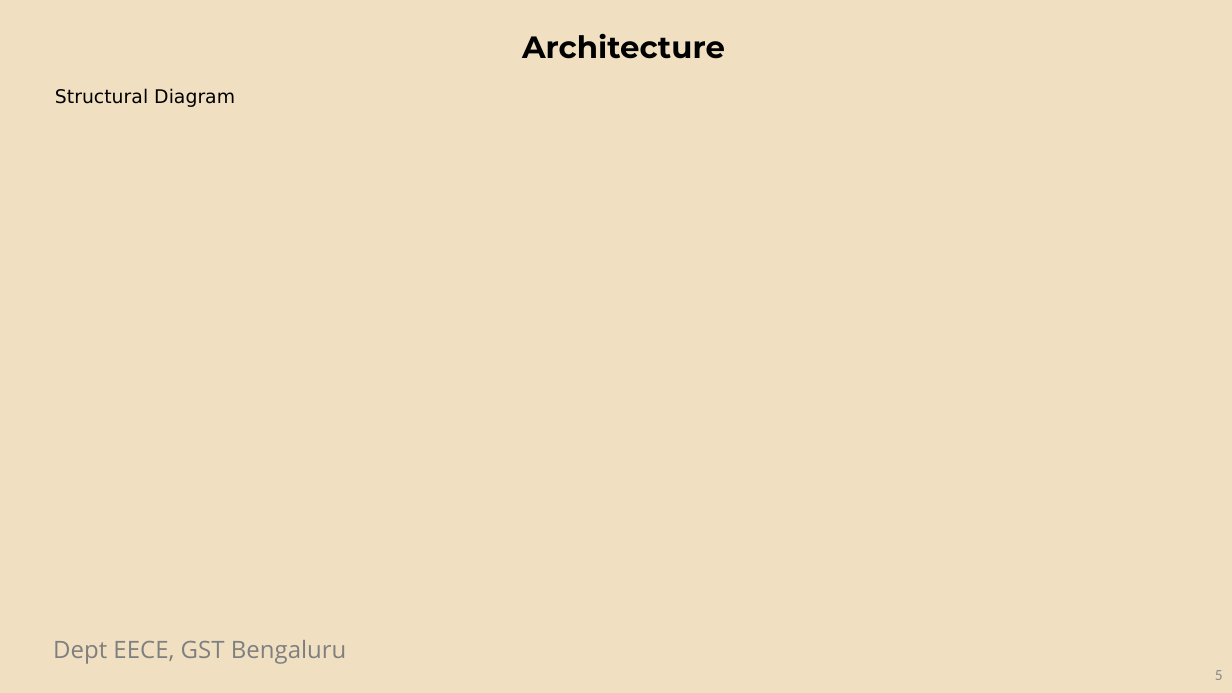
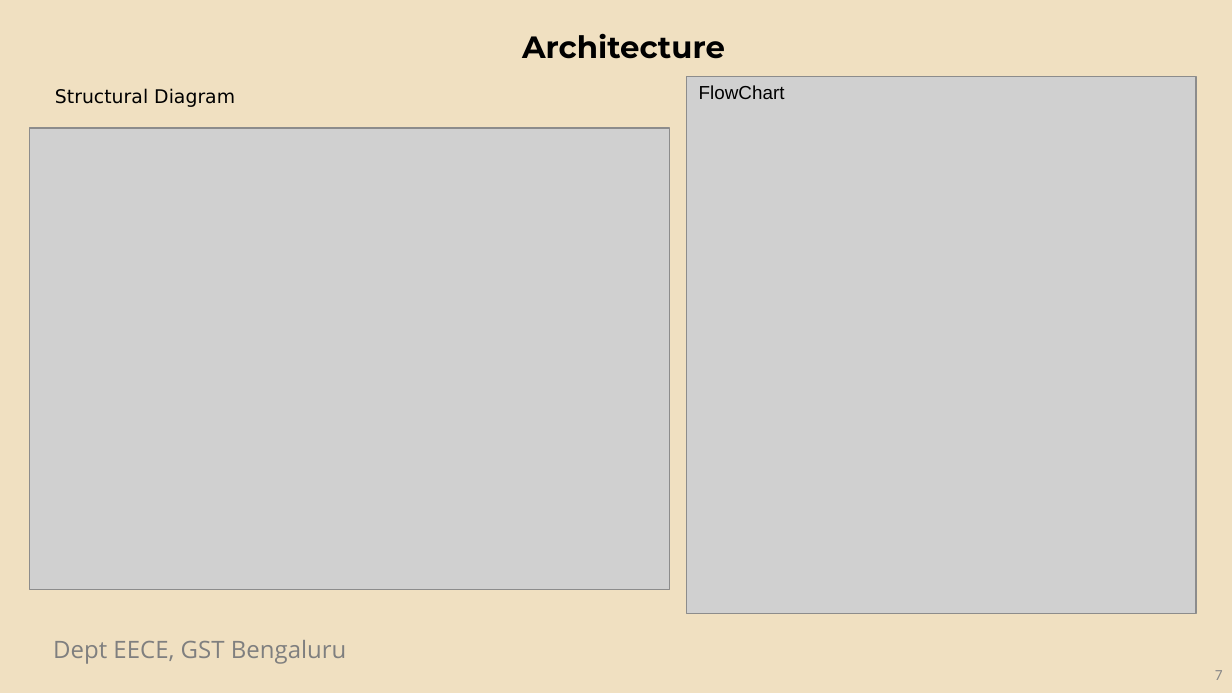
Before and after one commit to Opera5/Capstone, a slide deck: slide 7 of Preview_1.pptx (slide 5 before the commit). Drawn at 1232x693 pixels with LibreOffice and Linux fonts; fonts in the diff are those of the drawing; grey boxes stand for pictures; background and template pictures are left out. Boxes give left, top, right and bottom in pixels: in the first picture for what was removed or moved away, otherwise in the second. Text is boxed around its words. In the diff, an @@ line names an element or a change of style, - is before the commit and + after.

```diff
--- a/Preview_1.pptx
+++ b/Preview_1.pptx
@@ picture added at [686,76,1196,614] @@
@@ text added at [699,85,785,99], 11 pt, text #000000 @@
+FlowChart
@@ picture added at [30,128,669,590] @@
@@ page number at [1215,670,1223,680]: text changed @@
-5
+7
```
Also in this commit, not shown: 5 other slides changed, 4 slides added, 2 slides removed, 2 other files.
